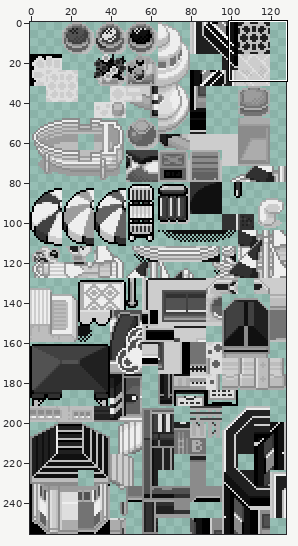
One commit to this sprite sheet: data/tilesets/secondary/limani/tiles.png. The first picture is a wide view before the edit; the outline marks the close-up.
Close-up. First the earlier version:
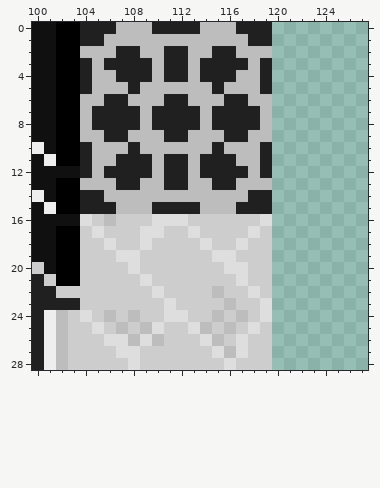
The file is 128x256 pixels. Shown: x 100..127, y 0..28.
And afterwards:
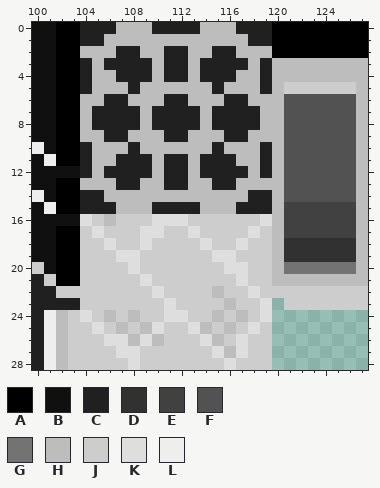
Palette (. is transparent): A #000000  B #101010  C #202020  D #313131  E #414141  F #525252  G #737373  H #bdbdbd  J #cdcdcd  K #dedede  L #eeeeee
Change:
There is now colour A in rows 0 to 2 at x 120 to 127.
There is now colour D in rows 18 to 19 at x 121 to 126.
There is now colour E in rows 15 to 17 at x 121 to 126.
There is now colour F in rows 6 to 14 at x 121 to 126.
There is now colour G in row 20 at x 121 to 126.
There is now colour H in rows 3 to 4 at x 120 to 127; in rows 5 to 20 at x 120 and 127; in row 21 at x 120 to 127.
There is now colour J in row 5 at x 121 to 126; in row 22 at x 120 to 127; in row 23 at x 121 to 127.
